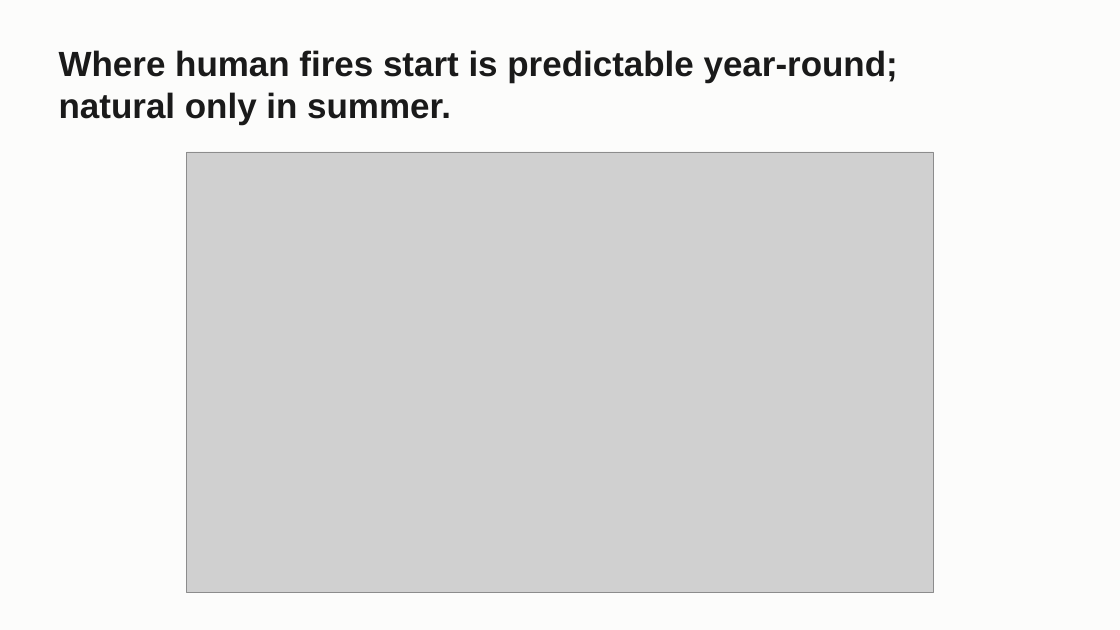
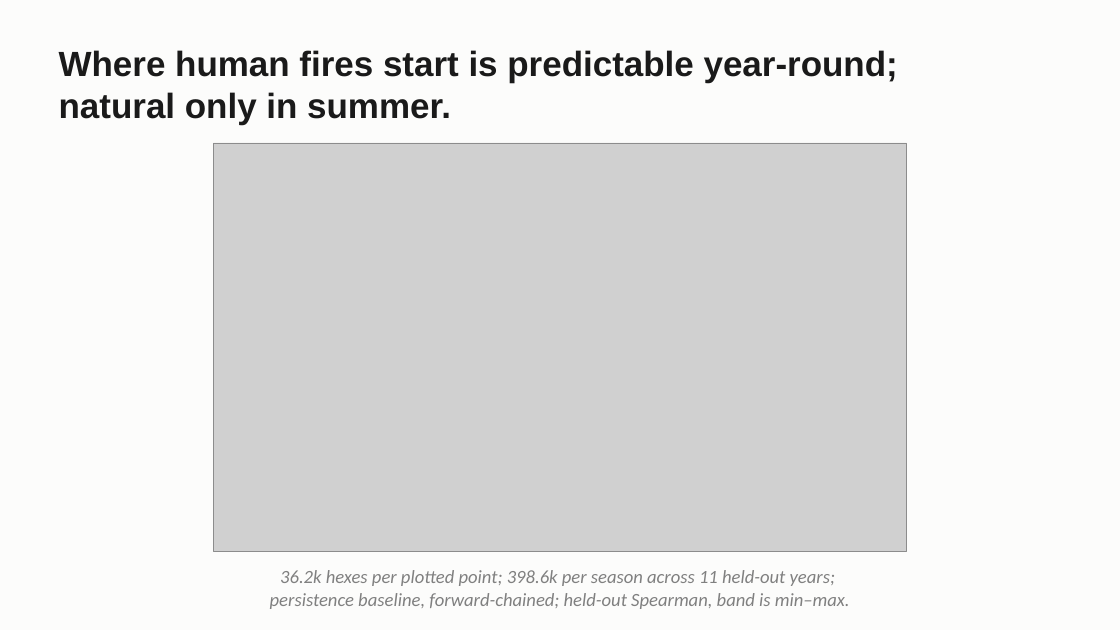
Before and after one commit to craig-rudman/MSDS696, a slide deck: slide 10 of coursework/W7/MSDS696_W7_Deck.pptx. Drawn at 1120x630 pixels with LibreOffice and Linux fonts; fonts in the diff are those of the drawing; grey boxes stand for pictures. Boxes give left, top, right and bottom in pixels: in the first picture for what was removed or moved away, otherwise in the second. Text is boxed around its words. In the diff, an @@ line names an element or a change of style, - is before the commit and + after.

```diff
--- a/coursework/W7/MSDS696_W7_Deck.pptx
+++ b/coursework/W7/MSDS696_W7_Deck.pptx
@@ picture: place and size @@
-picture at box(187, 152, 933, 592)
+picture at box(213, 143, 907, 552)
@@ text added at box(270, 570, 850, 609), 16 pt, text #808080, italic @@
+36.2k hexes per plotted point; 398.6k per season across 11 held-out years;
+persistence baseline, forward-chained; held-out Spearman, band is min–max.
```
Also in this commit, not shown: 15 other slides changed, 1 other file.
